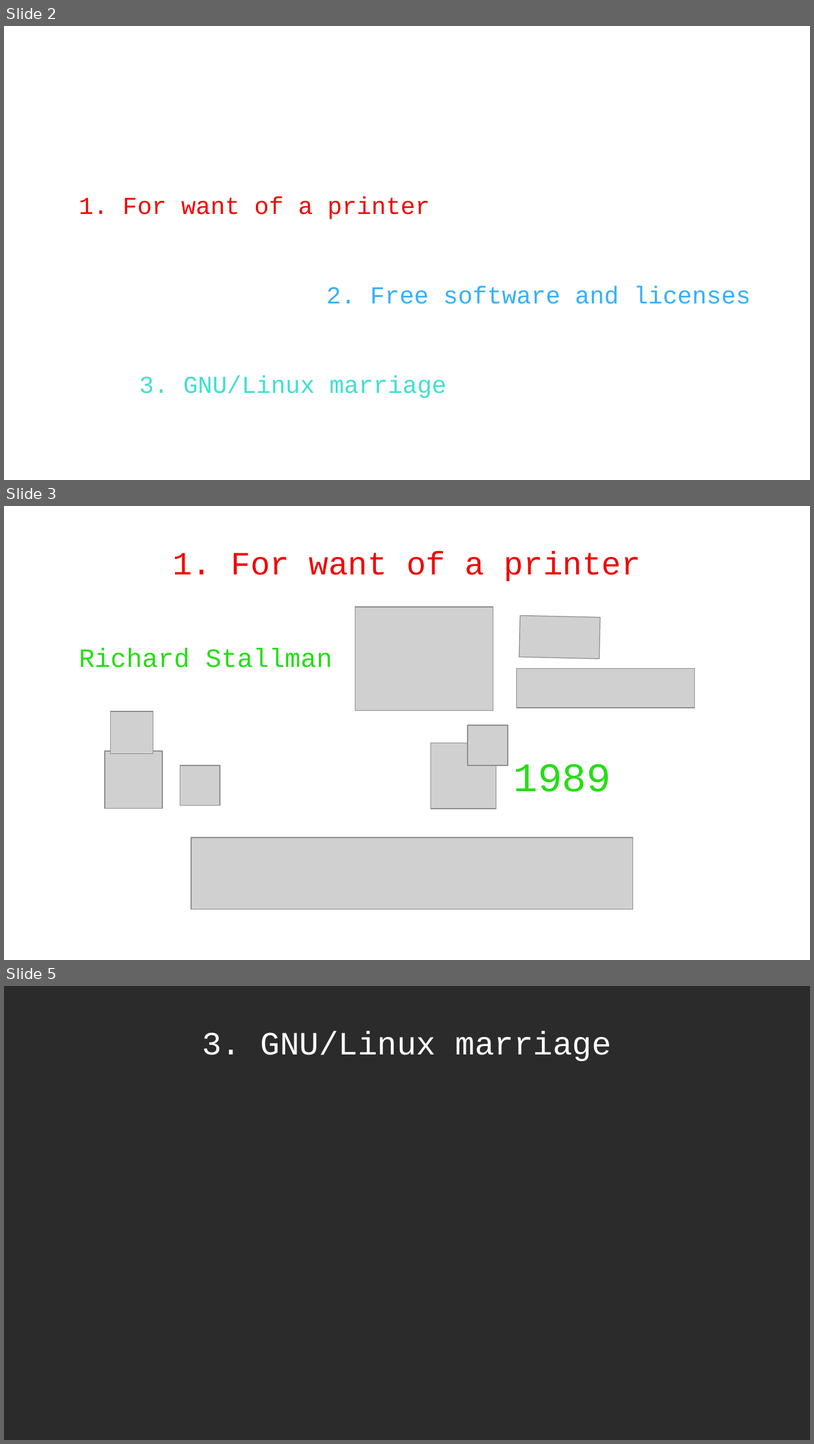
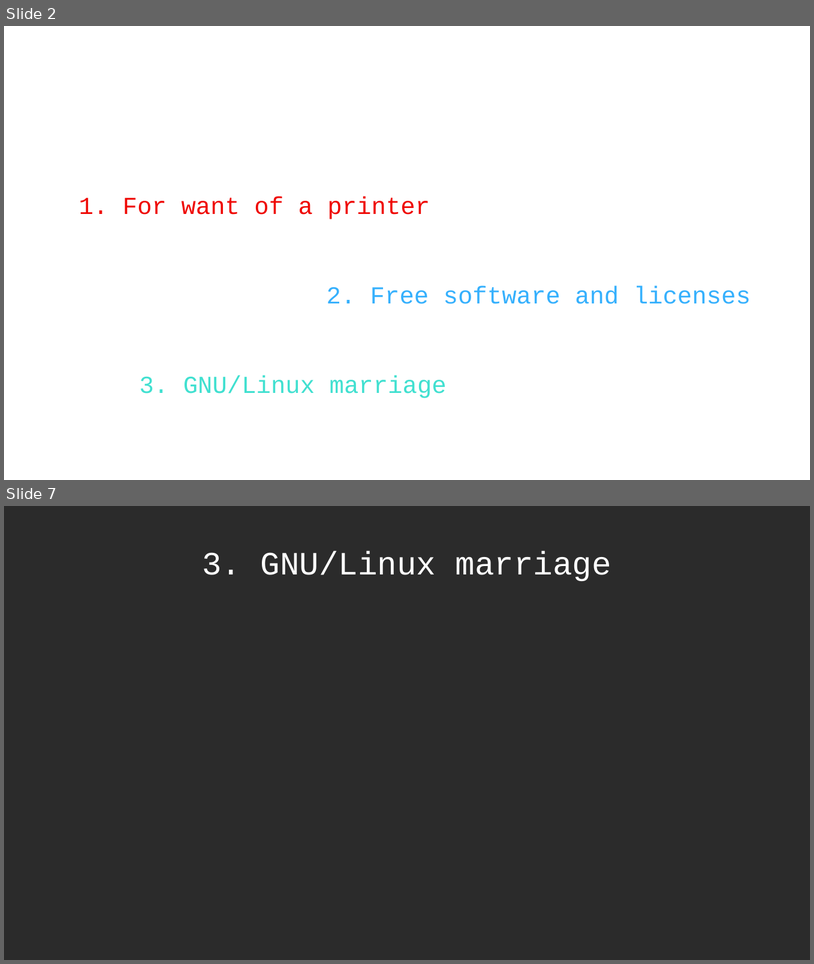
Before and after one commit to WAPEETY/open-source-presentation, a slide deck: open_source.odp. Shown one above the other, each under a label of ours: slides 2, 3 and 5 before the commit, slides 2 and 7 after it; the slides between them are not shown. The pictures are 814x1444 and 814x964 pixels, drawn with LibreOffice and Linux fonts; fonts in the diff are those of the drawing; grey boxes stand for pictures; background and template pictures are left out; a plain dark background stands for a picture behind light text. Boxes give left, top, right and bottom in pixels: in the first picture for what was removed or moved away, otherwise in the second. Text is boxed around its words. In the diff, an @@ line names an element or a change of style, - is before the commit and + after.

```diff
--- a/open_source.odp
+++ b/open_source.odp
@@ slide 3 removed at bbox=[4, 506, 810, 960], background picture (left out) @@
@@ title removed at bbox=[173, 552, 641, 582] @@
-1. For want of a printer
@@ picture removed at bbox=[355, 607, 494, 711] @@
@@ picture removed at bbox=[519, 616, 601, 659] @@
@@ text removed at bbox=[79, 648, 332, 667] @@
-Richard Stallman
@@ picture removed at bbox=[517, 669, 696, 708] @@
@@ picture removed at bbox=[111, 712, 153, 754] @@
@@ picture removed at bbox=[468, 725, 508, 765] @@
@@ picture removed at bbox=[105, 751, 163, 809] @@
@@ picture removed at bbox=[431, 743, 497, 809] @@
@@ picture removed at bbox=[180, 765, 221, 805] @@
@@ text removed at bbox=[514, 763, 611, 792] @@
-1989
@@ picture removed at bbox=[191, 837, 633, 909] @@
@@ what was slide 5 is now slide 7 @@
```
Also in this commit, not shown: 1 slide changed, 3 slides added, 2 other files.
